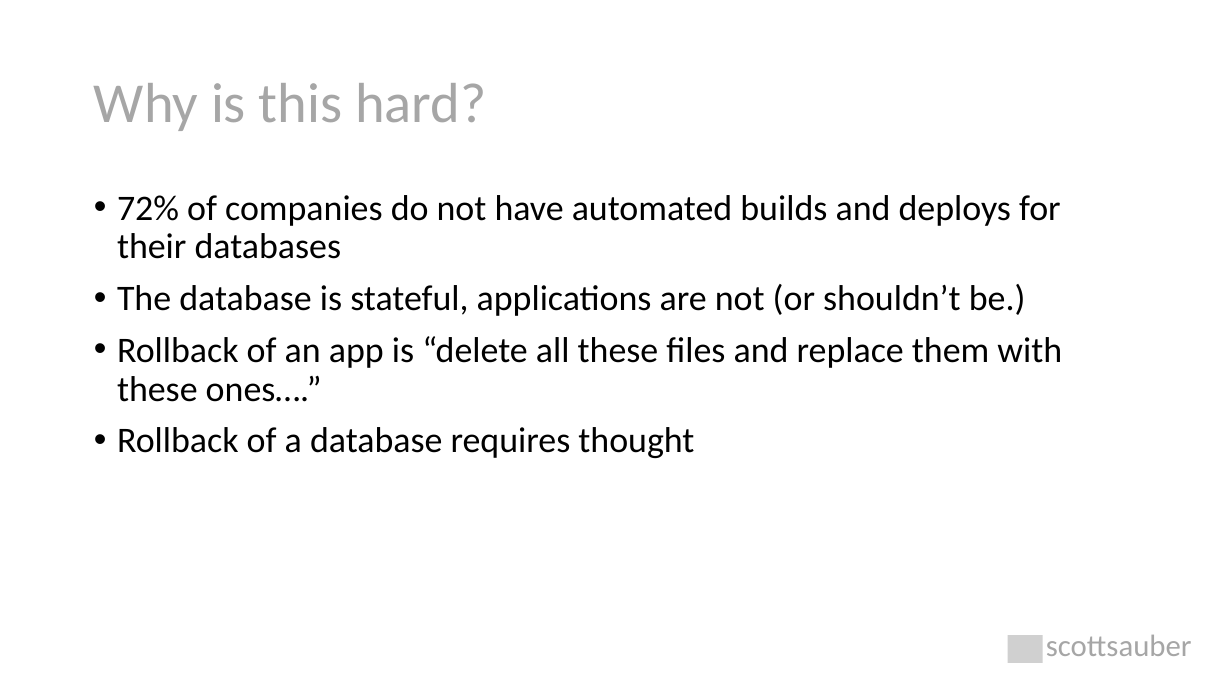
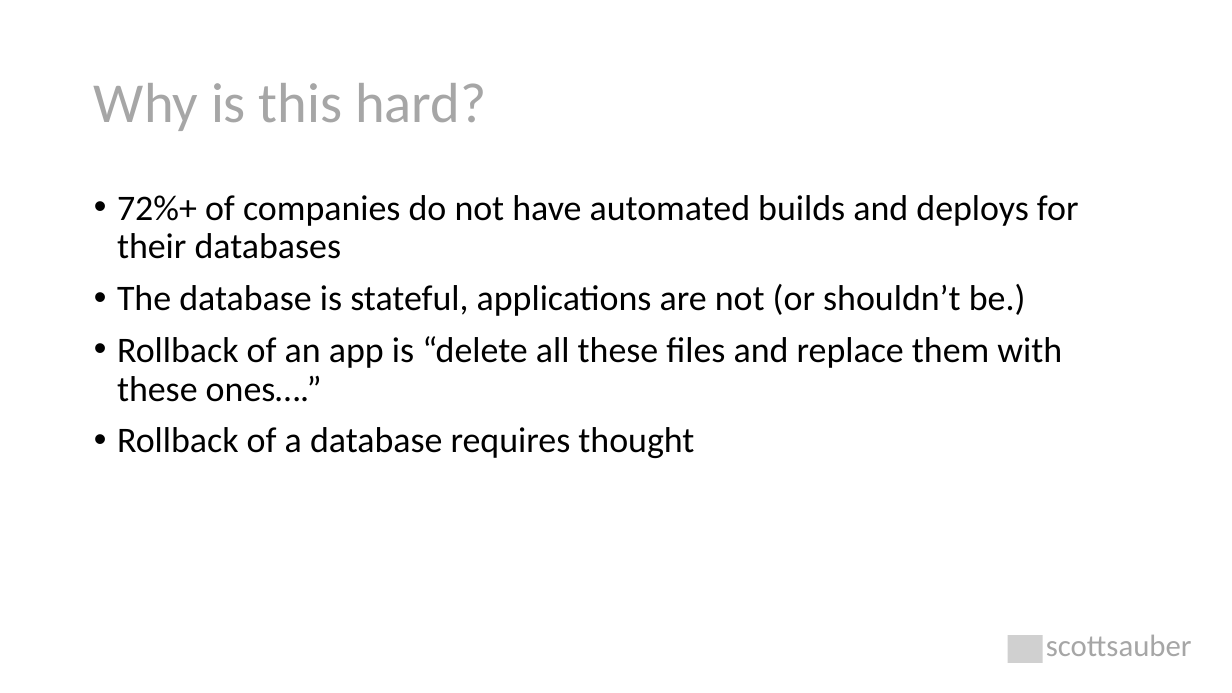
Before and after one commit to scottsauber/talks, a slide deck: slide 16 of 2022-05-12-NDCLondon-DatabaseDevOps/database-devops.pptx. Drawn at 1232x693 pixels with LibreOffice and Linux fonts; fonts in the diff are those of the drawing; grey boxes stand for pictures. Boxes give left, top, right and bottom in pixels: in the first picture for what was removed or moved away, otherwise in the second. Text is boxed around its words. In the diff, an @@ line names an element or a change of style, - is before the commit and + after.

```diff
--- a/2022-05-12-NDCLondon-DatabaseDevOps/database-devops.pptx
+++ b/2022-05-12-NDCLondon-DatabaseDevOps/database-devops.pptx
@@ text at (x1=117, y1=195, x2=1079, y2=259): text changed @@
-• 72% of companies do not have automated builds and deploys for their databases
+• 72%+ of companies do not have automated builds and deploys for their databases
```
Also in this commit, not shown: 8 other slides changed, 2 slides removed.
